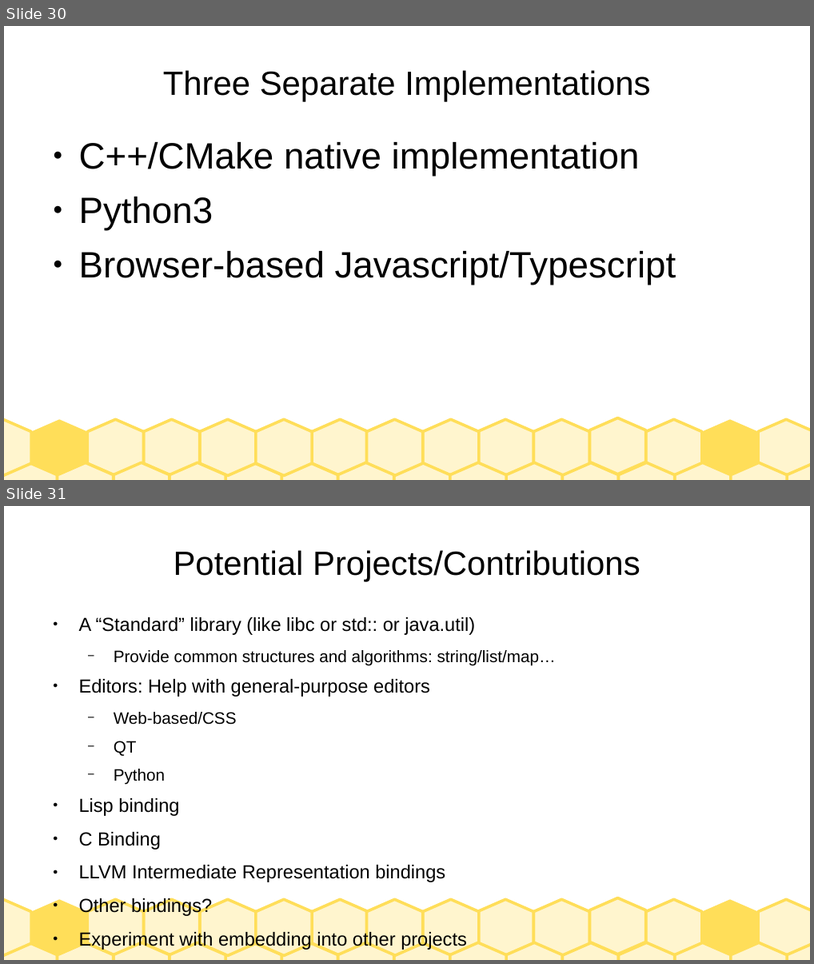
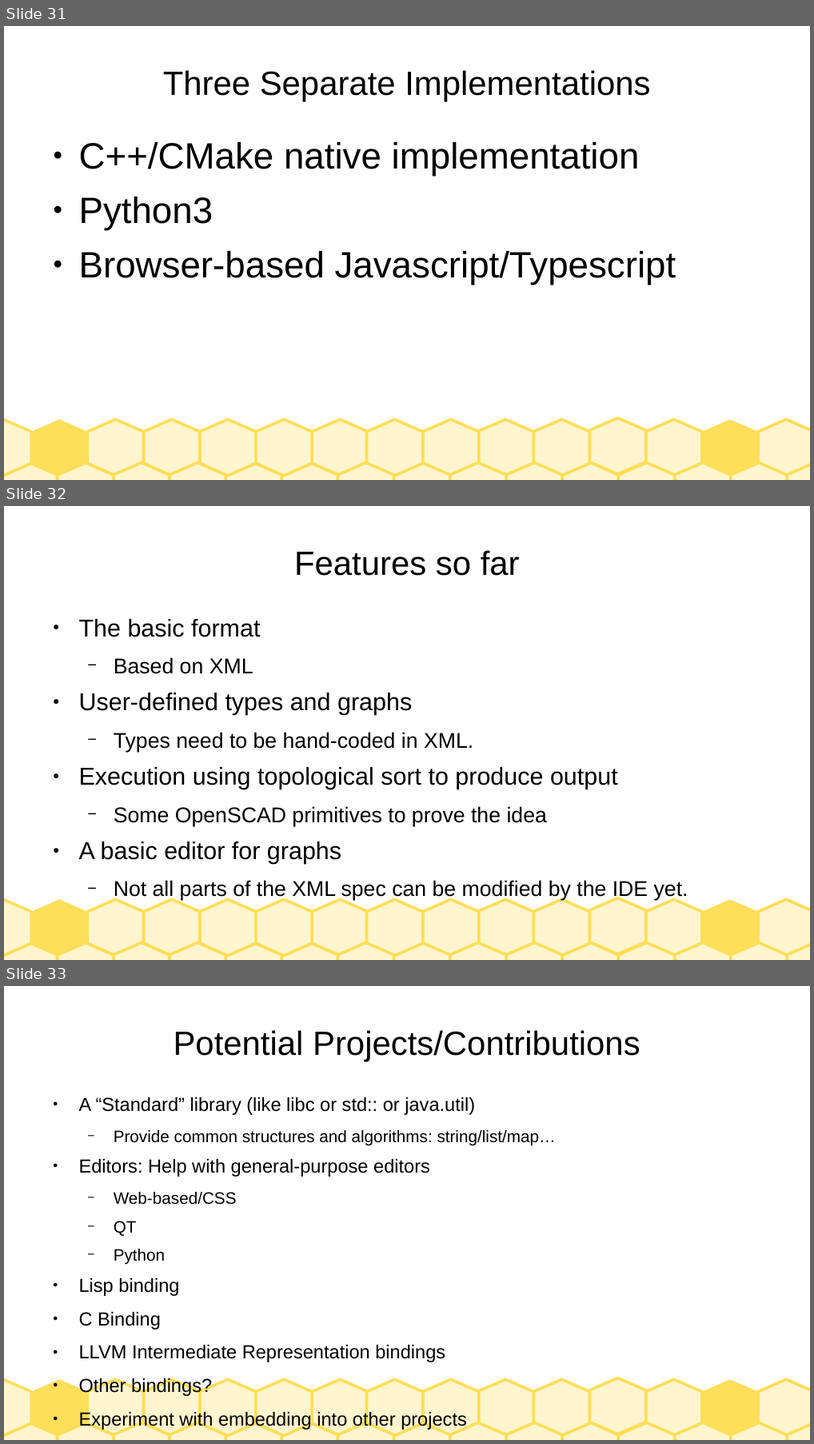
Before and after one commit to jarney/node--js, a slide deck: doc/NodesAJourney.odp. Shown one above the other, each under a label of ours: slides 30 and 31 before the commit, slides 31, 32 and 33 after it. The pictures are 814x964 and 814x1444 pixels, drawn with LibreOffice and Linux fonts; fonts in the diff are those of the drawing. Boxes give left, top, right and bottom in pixels: in the first picture for what was removed or moved away, otherwise in the second. Text is boxed around its words. In the diff, an @@ line names an element or a change of style, - is before the commit and + after.

```diff
--- a/doc/NodesAJourney.odp
+++ b/doc/NodesAJourney.odp
@@ slide 32 added at bbox=[4, 506, 810, 960], background #FFFFFF; not listed: 30 template elements that a slide beside it also shows @@
@@ title added at bbox=[294, 550, 520, 576], 33 pt, text #000000 @@
+Features so far
@@ text added at bbox=[79, 619, 689, 900], 21 pt, text #000000 @@
+● The basic format
+  − Based on XML
+● User-defined types and graphs
+  − Types need to be hand-coded in XML.
+● Execution using topological sort to produce output
+  − Some OpenSCAD primitives to prove the idea
+● A basic editor for graphs
+  − Not all parts of the XML spec can be modified by the IDE yet.
@@ what was slide 30 is now slide 31 @@
@@ what was slide 31 is now slide 33 @@
```
Also in this commit, not shown: 1 slide changed, 2 other slides added, 1 slide removed.
